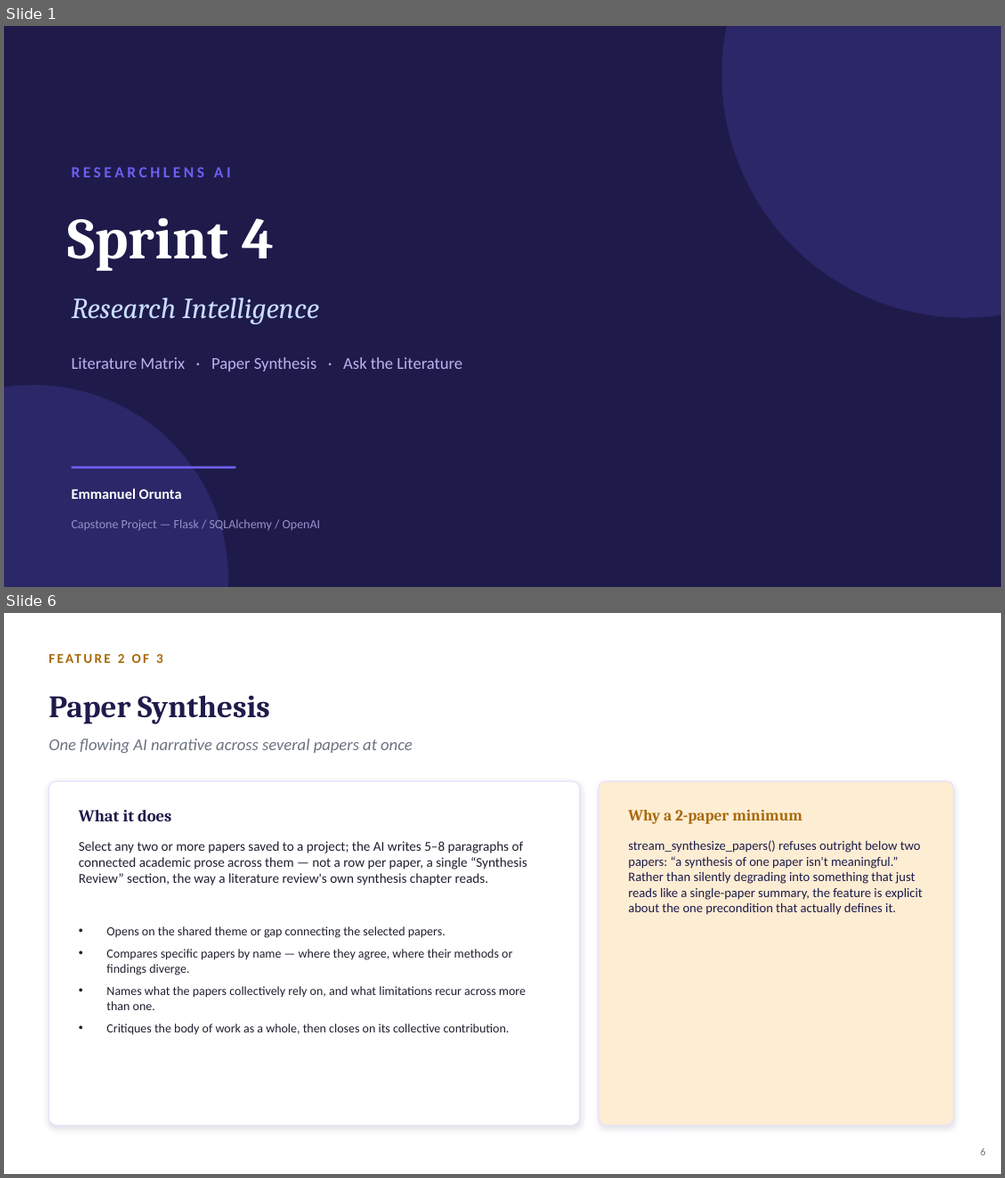
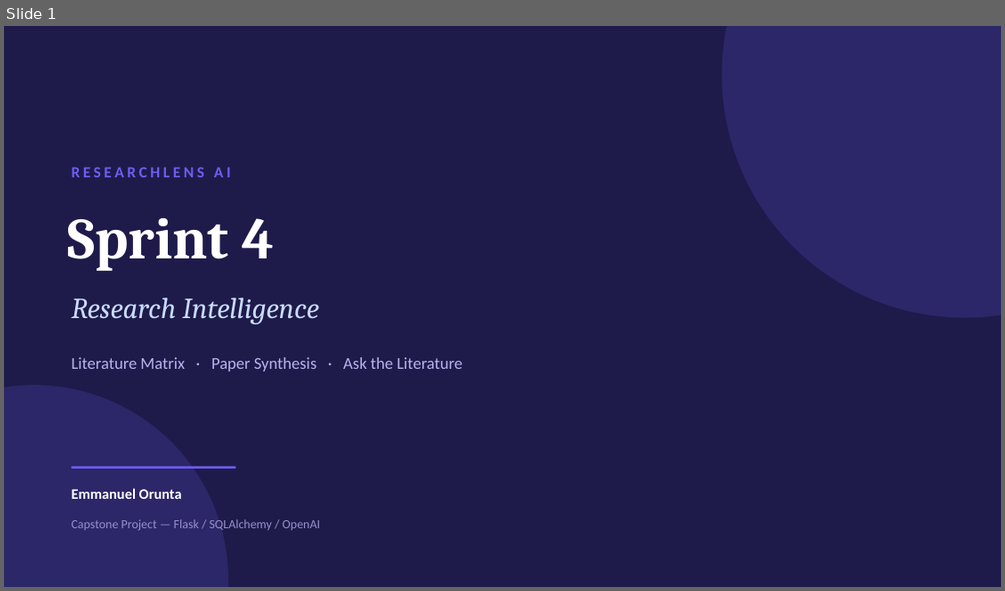
Before and after one commit to EmmanuelOrunta/researchlens-ai, a slide deck: presentations/ResearchLens_AI_Sprint4_Update.pptx. Shown one above the other, each under a label of ours: slides 1 and 6 before the commit, slide 1 after it; the slides between them are not shown. The pictures are 1005x1178 and 1005x591 pixels, drawn with LibreOffice and Linux fonts; fonts in the diff are those of the drawing. Boxes give left, top, right and bottom in pixels: in the first picture for what was removed or moved away, otherwise in the second. Text is boxed around its words. In the diff, an @@ line names an element or a change of style, - is before the commit and + after.

Commit message:
Update Sprint 4 presentation with latest findings and progress

```diff
--- a/presentations/ResearchLens_AI_Sprint4_Update.pptx
+++ b/presentations/ResearchLens_AI_Sprint4_Update.pptx
@@ slide 6 removed at [4,613,1001,1174], background #FFFFFF @@
@@ text removed at [118,654,163,663] @@
-FEATURE 2 OF 3
@@ text removed at [48,695,270,724] @@
-Paper Synthesis
@@ text removed at [48,738,413,753] @@
-One flowing AI narrative across several papers at once
@@ rounded rectangle removed at [48,781,580,1126] @@
@@ rounded rectangle removed at [599,781,954,1126] @@
@@ text removed at [79,810,171,821] @@
-What it does
@@ text removed at [628,810,802,824] @@
-Why a 2-paper minimum
@@ text removed at [79,841,527,885] @@
-Select any two or more papers saved to a project; the AI writes 5–8 paragraphs of connected academic prose across them — not a row per paper, a single “Synthesis Review” section, the way a literature review's own synthesis chapter reads.
@@ text removed at [628,840,922,915] @@
-stream_synthesize_papers() refuses outright below two papers: “a synthesis of one paper isn't meaningful.” Rather than silently degrading into something that just reads like a single-paper summary, the feature is explicit about the one precondition that actually defines it.
@@ text removed at [106,926,526,1035] @@
-• Opens on the shared theme or gap connecting the selected papers.
-• Compares specific papers by name — where they agree, where their methods or findings diverge.
-• Names what the papers collectively rely on, and what limitations recur across more than one.
-• Critiques the body of work as a whole, then closes on its collective contribution.
@@ text removed at [980,1148,986,1155] @@
-6
```
Also in this commit, not shown: 2 slides changed, 3 slides added, 9 other slides removed.
